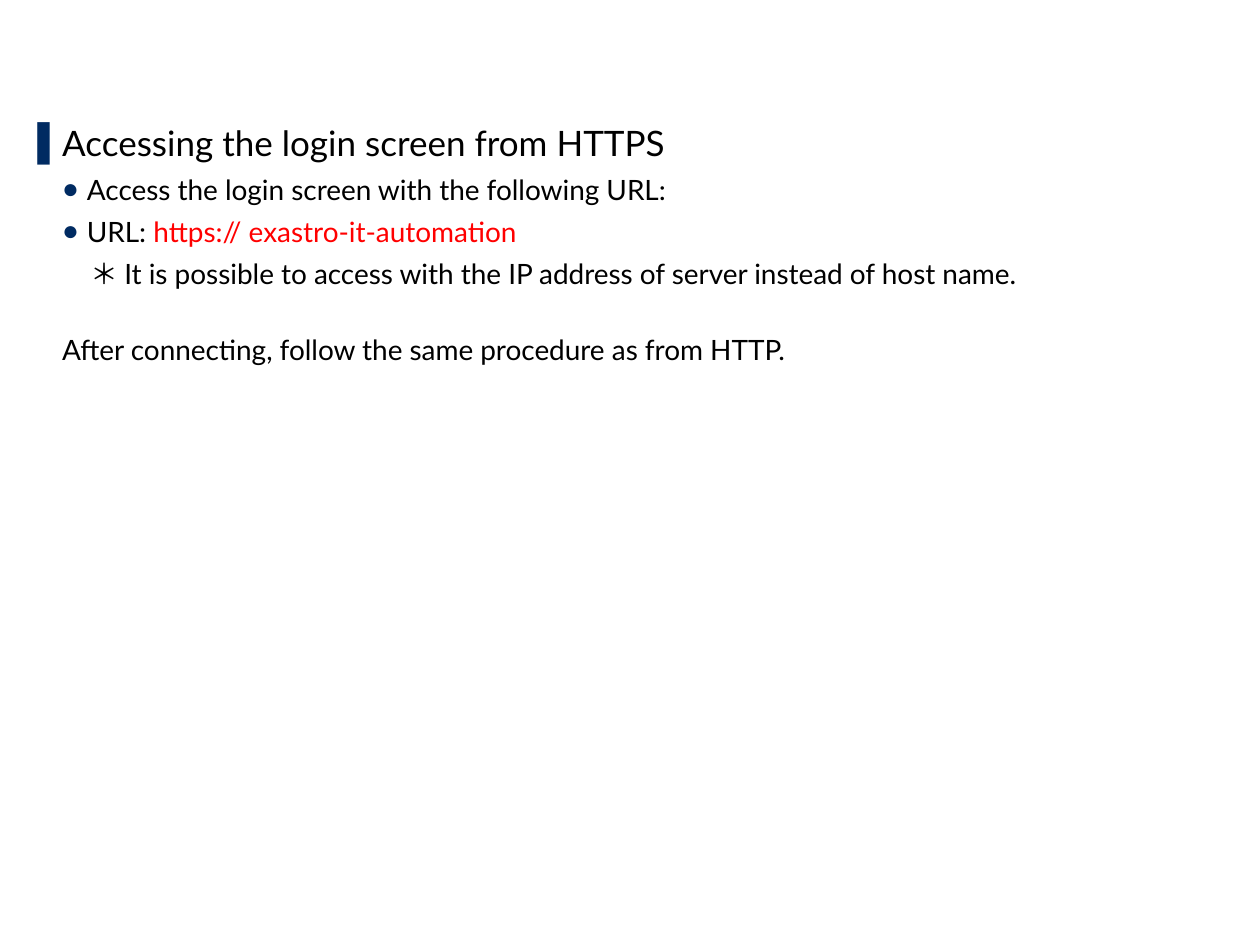
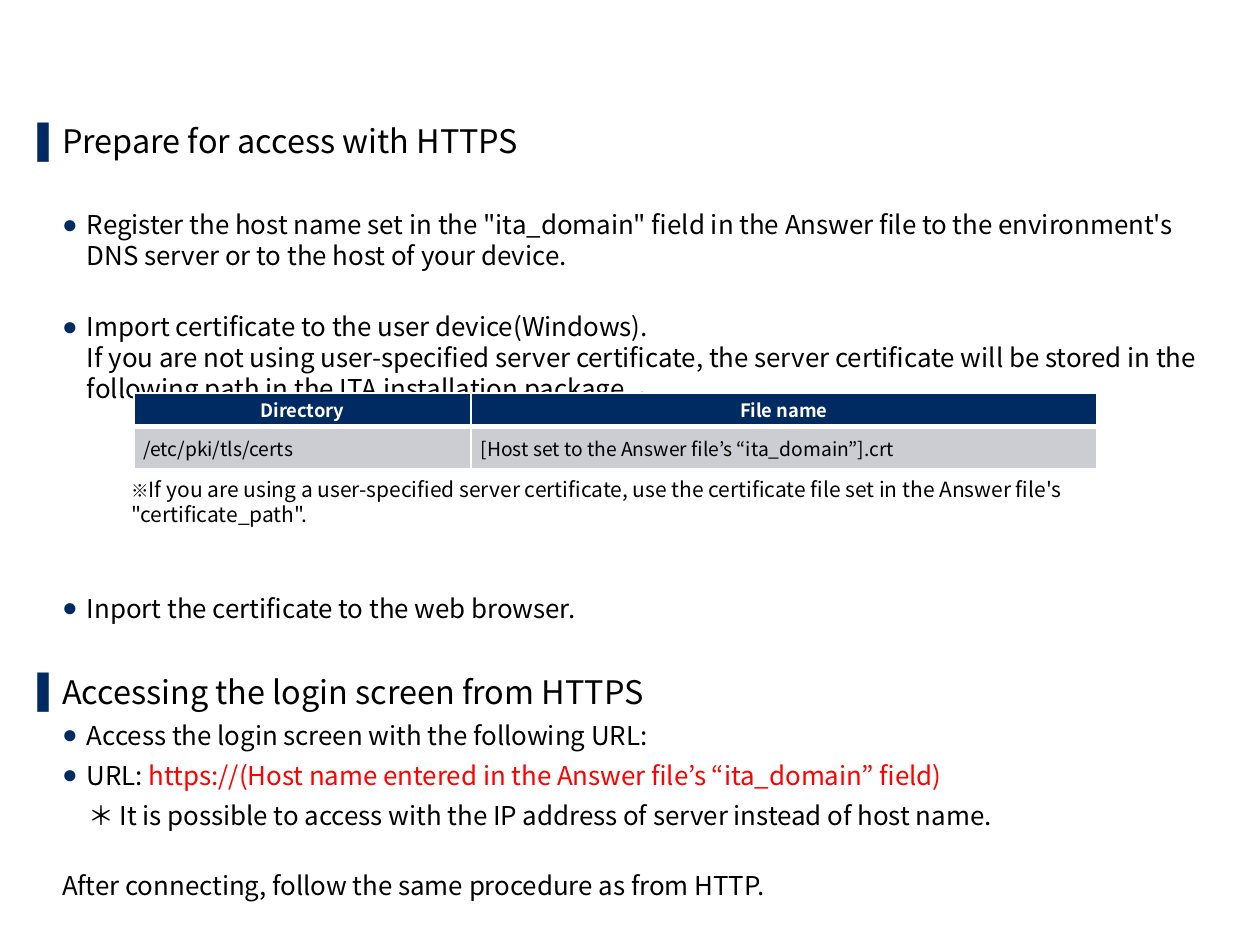
Before and after one commit to exastro-suite/it-automation-docs, a slide deck: slide 27 of asset/Learn/ITA-online-install_en.pptx (slide 26 before the commit). Drawn at 1260x945 pixels with LibreOffice and Linux fonts; fonts in the diff are those of the drawing; background and template pictures are left out. Boxes give left, top, right and bottom in pixels: in the first picture for what was removed or moved away, otherwise in the second. Text is boxed around its words. In the diff, an @@ line names an element or a change of style, - is before the commit and + after.

```diff
--- a/asset/Learn/ITA-online-install_en.pptx
+++ b/asset/Learn/ITA-online-install_en.pptx
@@ text at [62, 126, 1196, 624]: paragraphs added @@
+▌ Prepare for access with HTTPS
+  ● Register the host name set in the "ita_domain" field in the Answer file to the environment's DNS server or to the host of your device.
+  ● Import certificate to the user device(Windows).
+    If you are not using user-specified server certificate, the server certificate will be stored in the following path in the ITA installation package. 。
+  ● Inport the certificate to the web browser.
@@ table added at [134, 393, 1096, 469], 2 rows, 2 columns @@
+Directory | File name
+/etc/pki/tls/certs | [Host set to the Answer file’s “ita_domain”].crt
@@ text added at [131, 480, 1061, 527], 12 pt, text #000000 @@
+※If you are using a user-specified server certificate, use the certificate file set in the Answer file's "certificate_path".
@@ text at [62, 677, 992, 902]: size 20 to 18.5 pt in "Accessing the login screen from HTTPS"; font Lato to Noto Sans CJK JP in "Accessing the login screen from HTTPS", "Access the login screen with the following ...", "＊ It is possible to access with ...", "After connecting, follow the same procedure as ..."; size 16 to 14.8 pt in "Access the login screen with the following ...", "＊ It is possible to access with ...", "After connecting, follow the same procedure as ..." @@
@@ text at [87, 764, 942, 791]: text changed; size 16 to 14.8 pt; font Lato to Noto Sans CJK JP @@
-  ● URL: https:// exastro-it-automation
+  ● URL: https://(Host name entered in the Answer file’s “ita_domain” field)
```
Also in this commit, not shown: 16 other slides changed, 8 slides added, 5 slides removed, 7 other files.
